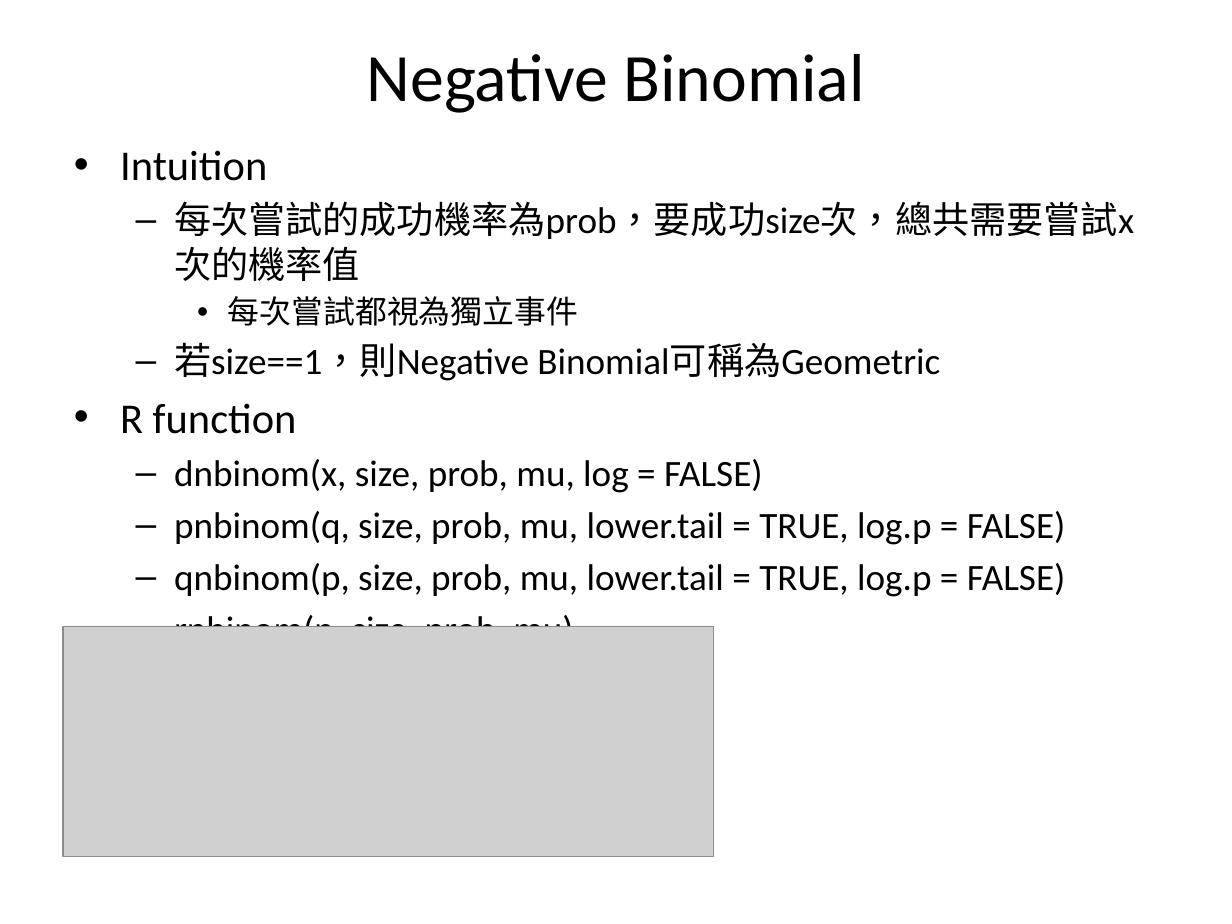
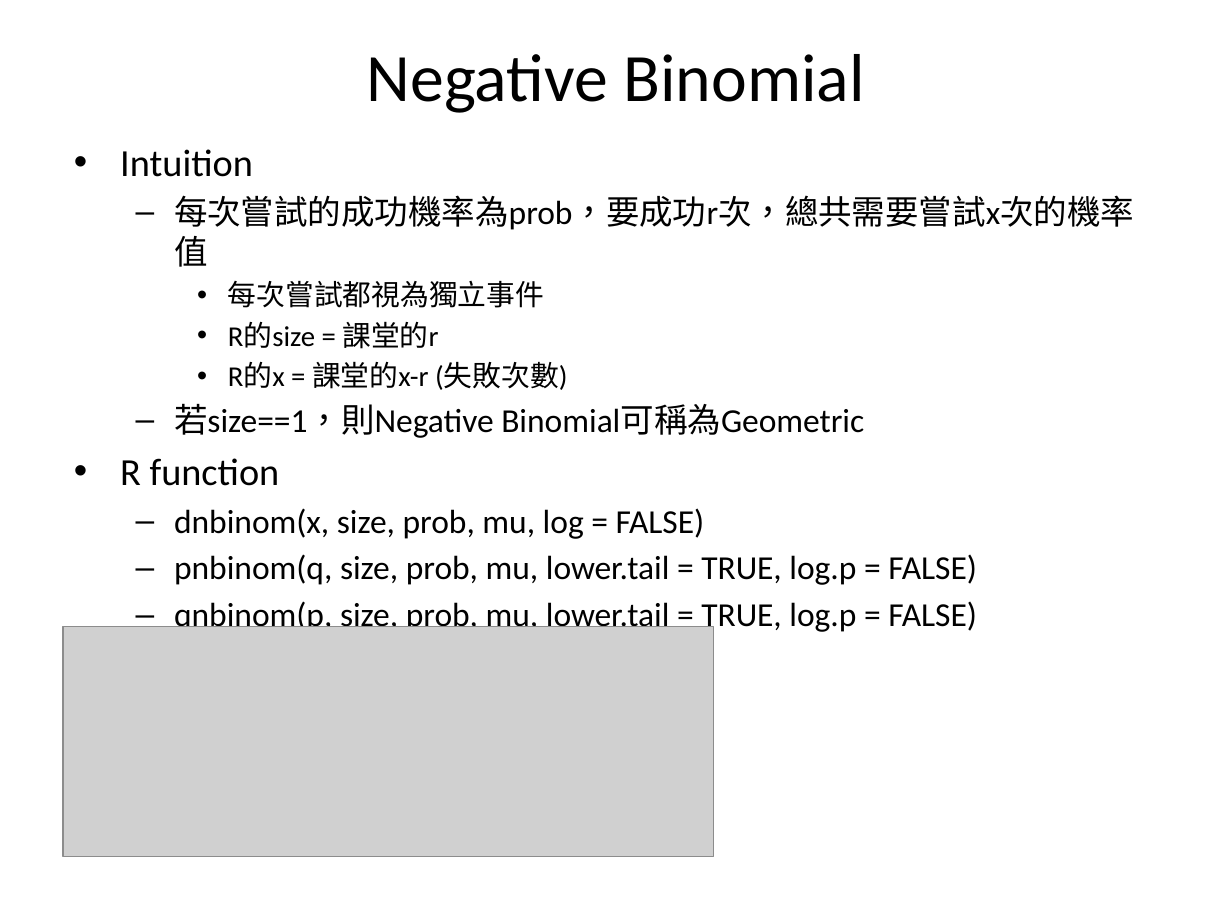
Before and after one commit to fuchingy/data_science, a slide deck: slide 6 of probability/doc/random_variable_distribution.pptx (slide 5 before the commit). Drawn at 1232x924 pixels with LibreOffice and Linux fonts; fonts in the diff are those of the drawing; grey boxes stand for pictures. Boxes give left, top, right and bottom in pixels: in the first picture for what was removed or moved away, otherwise in the second. Text is boxed around its words. In the diff, an @@ line names an element or a change of style, - is before the commit and + after.

```diff
--- a/probability/doc/random_variable_distribution.pptx
+++ b/probability/doc/random_variable_distribution.pptx
@@ text at [120,149,977,635]: size 24.8 to 22.4 pt in "Intuition", "R function"; size 18.6 to 16.8 pt in "每次嘗試都視為獨立事件"; size 21.7 to 19.6 pt in "若size==1，則Negative Binomial可稱為Geometric", "dnbinom(x, size, prob, mu, log = FALSE)", "pnbinom(q, size, prob, mu, lower.tail = TRUE, ...", "qnbinom(p, size, prob, mu, lower.tail = TRUE, ..." and 1 more places @@
@@ text at [174,195,1134,230]: text changed; size 21.7 to 19.6 pt @@
-  – 每次嘗試的成功機率為prob，要成功size次，總共需要嘗試x次的機率值
+  – 每次嘗試的成功機率為prob，要成功r次，總共需要嘗試x次的機率值
@@ text at [228,321,567,390]: paragraphs added @@
+    • R的size = 課堂的r
+    • R的x = 課堂的x-r (失敗次數)
```
Also in this commit, not shown: 4 other slides changed, 2 slides added, 1 other file.
